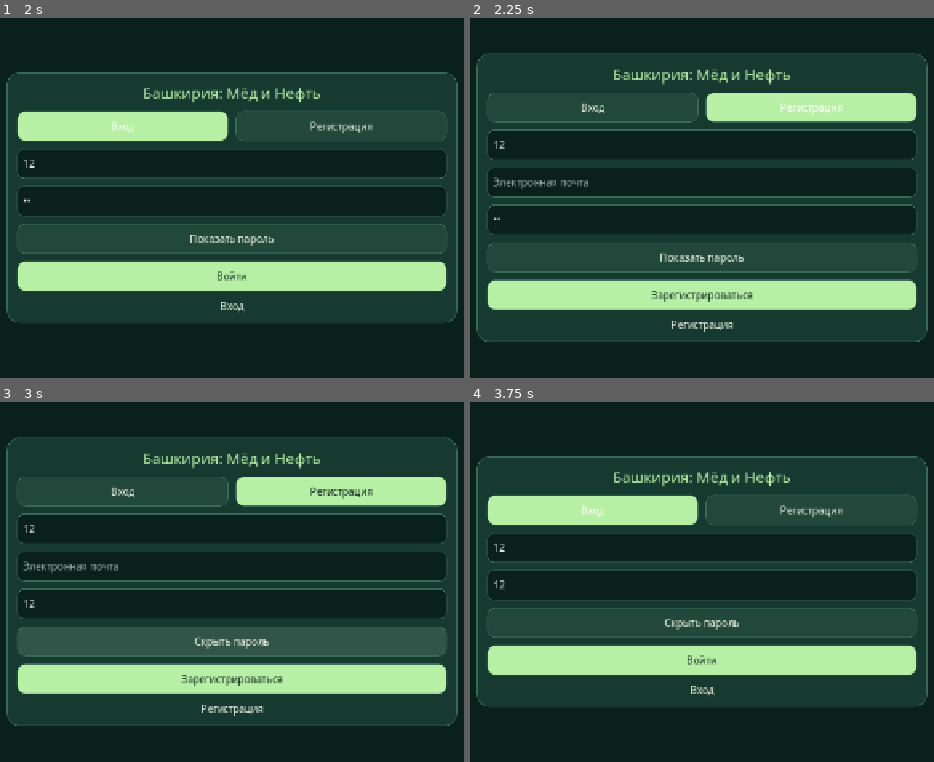
Above: before the commit, frames 1-4 (two rows, left to right).
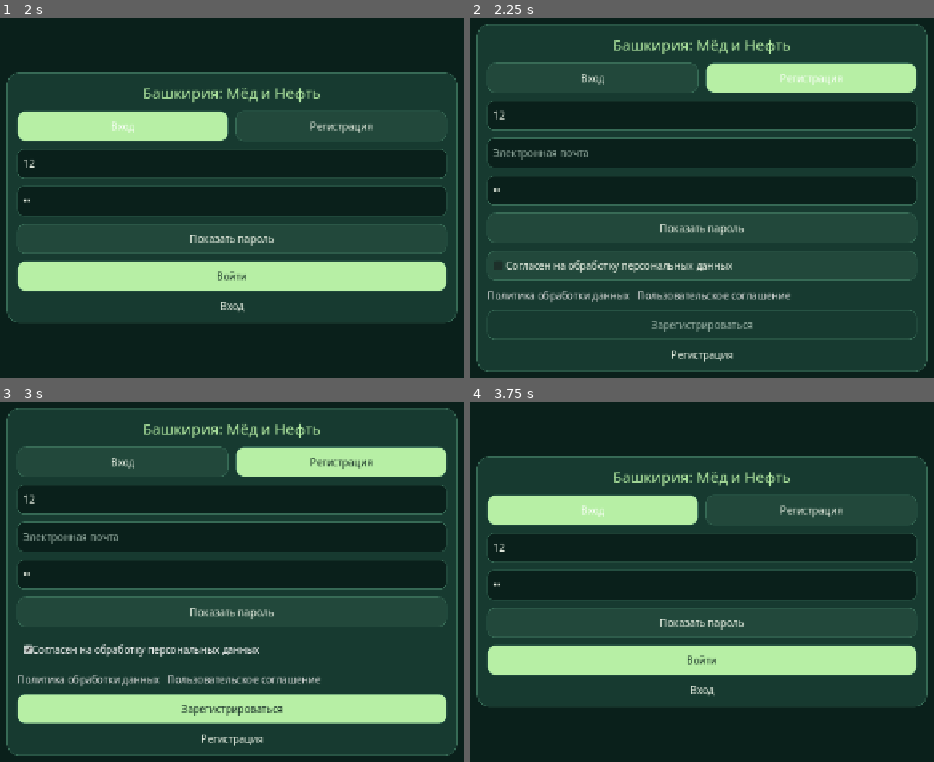
Above: after the commit, the same moments.

Repository: maillunex-lang/LunexEconom
Game: Godot game, scene res://main.tscn
The game is run twice, just before and just after one commit, with the same random seed, the same clock (stepped at 60 frames per second) and the same inputs.
Inputs (mouse positions are in pixels of both pictures, inside the frame that each line leads up to):
- Up to frame 1 (2 s): click (232, 162) at 0.52 s; type "12" at 0.6 s; click (232, 201) at 0.75 s; type "12" at 0.83 s; click "Вход" at 1.25 s
- Up to frame 2 (2.25 s): click "Регистрация" at 2 s
- Up to frame 3 (3 s): click (232, 650) at 2.75 s, where only the run after the commit has a clickable "Согласен на обработку персона…"
- Up to frame 4 (3.75 s): click "Вход" at 3.5 s

Frame 1 is identical in both runs. In frame 2, 54% of the frame differs, in the area x 1-99%, y 1-99%; in frame 3, 68%; in frame 4, 0.3%.

Commit message:
V2-CONSENT1: versioned consent and account deletion

Diff:
--- /dev/null
+++ b/client/config/consent_urls.gd
@@ -0,0 +1,9 @@
+extends RefCounted
+## Empty until the operator publishes reviewed, permanent HTTPS documents.
+static func url(kind: String) -> String:
+    if kind not in ["policy","terms"]:
+        return ""
+    var value := str(ProjectSettings.get_setting("lunex/consent_" + kind + "_url", ""))
+    if not value.begins_with("https://") or "@" in value or "\\" in value or "#" in value or "?" in value or ".." in value or " " in value:
+        return ""
+    return value
--- a/client/data/strings.json
+++ b/client/data/strings.json
@@ -1,8 +1,26 @@
 {
+  "account.delete.button": "Удалить аккаунт",
+  "account.delete.cancel": "Отмена",
+  "account.delete.confirm": "Подтвердить удаление",
+  "account.delete.description": "После подтверждения доступ закроется. В течение 7 суток можно отменить удаление повторным входом. Затем аккаунт будет обезличен, восстановление невозможно.",
+  "account.delete.error": "Не удалось запросить удаление. Проверьте пароль и подтверждение.",
+  "account.delete.password": "Пароль аккаунта",
+  "account.delete.phrase": "Введите УДАЛИТЬ АККАУНТ",
+  "account.delete.scheduled": "Удаление запланировано. Для отмены войдите в течение 7 суток.",
+  "account.delete.title": "Удаление аккаунта",
   "admin.audit": "Журнал",
   "admin.flags": "Флаги",
   "admin.online": "Онлайн",
   "admin.title": "Администрирование",
+  "auth.consent.checkbox": "Согласен на обработку персональных данных",
+  "auth.consent.policy": "Политика обработки данных",
+  "auth.consent.required": "Для регистрации требуется согласие на обработку персональных данных.",
+  "auth.consent.terms": "Пользовательское соглашение",
+  "auth.consent.update.accept": "Подтвердить согласие",
+  "auth.consent.update.decline": "Выйти",
+  "auth.consent.update.description": "Ознакомьтесь с документами и подтвердите согласие, чтобы продолжить.",
+  "auth.consent.update.error": "Не удалось сохранить согласие. Попробуйте ещё раз.",
+  "auth.consent.update.title": "Обновлено согласие на обработку данных",
   "auth.login.button": "Войти",
   "auth.login.email": "Электронная почта",
   "auth.login.error.invalid": "Неверный логин или пароль",
--- a/client/main.gd
+++ b/client/main.gd
@@ -59,6 +59,12 @@
 var token := ""
 var refresh_token := ""
 var _auth_busy := false
+var consent_required_version := ""
+var consent_dialog: ConfirmationDialog
+var consent_checkbox: CheckBox
+var delete_dialog: ConfirmationDialog
+var delete_password: LineEdit
+var delete_phrase: LineEdit
 
 func _ready() -> void:
     theme = Forest.create_theme(get_viewport_rect().size)
@@ -145,6 +151,7 @@
     login_email = login_screen.email
     login_password = login_screen.password
     status_label = login_screen.status
+    _install_consent_ui()
     headquarters = headquarters_screen.get_child(0)
     headquarters.hide()
     hq_status = headquarters_screen.status
@@ -162,6 +169,9 @@
     presence_timer.start()
 
 func _navigate(screen: String) -> void:
+    if not consent_required_version.is_empty() and screen != "login":
+        _show_consent_update()
+        return
     router.go(screen)
     if screen == "updates":
         update_screen.open()
@@ -353,6 +363,7 @@
         _clear_tokens()
         return false
     var data: Dictionary = response.data
+    consent_required_version = str(data.get("consent_required_version", ""))
     token = str(data.get("access_token",""))
     refresh_token = str(data.get("refresh_token",""))
     if token.is_empty() or refresh_token.is_empty():
@@ -367,9 +378,13 @@
         # Session restoration must not interrupt an explicit screen navigation
         # that happened while the refresh request was in flight.
         if router.current in ["", "login", "headquarters"]:
-            _show_headquarters()
-        _load_hq()
-        _identify_tutorial()
+            if consent_required_version.is_empty():
+                _show_headquarters()
+            else:
+                _show_consent_update()
+        if consent_required_version.is_empty():
+            _load_hq()
+            _identify_tutorial()
 
 func _auth_error_text(mode: String, response: Dictionary) -> String:
     var code := ""
@@ -392,6 +407,8 @@
             return Strings.get_text("auth.register.error.limit")
         "invalid_credentials":
             return Strings.get_text("auth.login.error.invalid")
+        "consent_required":
+            return Strings.get_text("auth.consent.required")
     if int(response.get("code", 0)) == 429:
         return Strings.get_text("auth.register.error.limit")
     if mode == "login" and int(response.get("code", 0)) in [400, 401, 403]:
@@ -412,6 +429,9 @@
     elif username.length() < 3 or username.length() > 24 or password.length() < 6 or not email.contains("@"):
         status_label.text = Strings.get_text("auth.register.error.weak")
         return
+    if mode == "register" and not login_screen.consent_checkbox.button_pressed:
+        status_label.text = Strings.get_text("auth.consent.required")
+        return
     _auth_busy = true
     status_label.text = Strings.get_text("loading")
     login_screen.action.disabled = true
@@ -419,9 +439,10 @@
     var data := {"username":username,"password":password}
     if mode == "register":
         data["email"] = email
+        data["consent_personal_data"] = login_screen.consent_checkbox.button_pressed
     var response: Dictionary = await _api("/auth/" + mode,HTTPClient.METHOD_POST,data)
     _auth_busy = false
-    login_screen.action.disabled = false
+    login_screen._update_registration_allowed(false)
     login_screen.action.text = Strings.get_text("auth.register.button" if mode == "register" else "auth.login.button")
     if response.code != 200 and response.code != 201:
         status_label.text = _auth_error_text(mode, response)
@@ -437,6 +458,10 @@
         return
     _save_refresh(refresh_token)
     account_id = str((response.data as Dictionary).get("account_id", ""))
+    consent_required_version = str((response.data as Dictionary).get("consent_required_version", ""))
+    if not consent_required_version.is_empty():
+        _show_consent_update()
+        return
     _show_headquarters()
     _load_hq()
 
@@ -572,9 +597,109 @@
     var old := refresh_token
     var old_access := token
     _clear_tokens()
+    consent_required_version = ""
     _show_login()
     status_label.text = Strings.get_text("auth.logout")
     if not old.is_empty():
         token = old_access
         await _api("/auth/logout",HTTPClient.METHOD_POST,{"refresh_token":old},true)
         token = ""
+
+func _install_consent_ui() -> void:
+    consent_dialog = ConfirmationDialog.new()
+    consent_dialog.title = Strings.get_text("auth.consent.update.title")
+    consent_dialog.ok_button_text = Strings.get_text("auth.consent.update.accept")
+    consent_dialog.get_ok_button().disabled = true
+    consent_dialog.canceled.connect(_decline_consent)
+    var consent_content := VBoxContainer.new()
+    consent_dialog.add_child(consent_content)
+    var explanation := Label.new()
+    explanation.text = Strings.get_text("auth.consent.update.description")
+    consent_content.add_child(explanation)
+    var links := HBoxContainer.new()
+    consent_content.add_child(links)
+    for entry in [["auth.consent.policy","policy"],["auth.consent.terms","terms"]]:
+        var link := LinkButton.new()
+        link.text = Strings.get_text(entry[0])
+        link.pressed.connect(login_screen._open_legal.bind(entry[1]))
+        links.add_child(link)
+    consent_checkbox = CheckBox.new()
+    consent_checkbox.text = Strings.get_text("auth.consent.checkbox")
+    consent_content.add_child(consent_checkbox)
+    consent_checkbox.toggled.connect(func(checked: bool): consent_dialog.get_ok_button().disabled = not checked)
+    consent_dialog.confirmed.connect(_accept_updated_consent)
+    add_child(consent_dialog)
+    var delete_button := Button.new()
+    delete_button.text = Strings.get_text("account.delete.button")
+    delete_button.name = "DeleteAccount"
+    delete_button.pressed.connect(_show_delete_dialog)
+    settings_screen.stack.add_child(delete_button)
+    delete_dialog = ConfirmationDialog.new()
+    delete_dialog.title = Strings.get_text("account.delete.title")
+    delete_dialog.ok_button_text = Strings.get_text("account.delete.confirm")
+    var deletion_content := VBoxContainer.new()
+    delete_dialog.add_child(deletion_content)
+    var description := Label.new()
+    description.text = Strings.get_text("account.delete.description")
+    description.autowrap_mode = TextServer.AUTOWRAP_WORD_SMART
+    deletion_content.add_child(description)
+    delete_password = LineEdit.new()
+    delete_password.secret = true
+    delete_password.placeholder_text = Strings.get_text("account.delete.password")
+    deletion_content.add_child(delete_password)
+    delete_phrase = LineEdit.new()
+    delete_phrase.placeholder_text = Strings.get_text("account.delete.phrase")
+    deletion_content.add_child(delete_phrase)
+    delete_dialog.confirmed.connect(_confirm_delete_account)
+    add_child(delete_dialog)
+
+func _show_consent_update() -> void:
+    if consent_dialog == null:
+        return
+    consent_checkbox.button_pressed = false
+    consent_dialog.get_ok_button().disabled = true
+    if router.current != "login":
+        router.reset("login")
+    consent_dialog.popup_centered(Vector2i(580,300))
+
+func _decline_consent() -> void:
+    _clear_tokens()
+    consent_required_version = ""
+    _show_login()
+
+func _accept_updated_consent() -> void:
+    if not consent_checkbox.button_pressed:
+        _show_consent_update()
+        return
+    var result: Dictionary = await _api("/auth/consent",HTTPClient.METHOD_POST,{"consent_personal_data":true},true)
+    if result.code != 200:
+        status_label.text = Strings.get_text("auth.consent.update.error")
+        _show_consent_update()
+        return
+    consent_required_version = ""
+    _show_headquarters()
+    _load_hq()
+    _identify_tutorial()
+
+func _show_delete_dialog() -> void:
+    delete_password.text = ""
+    delete_phrase.text = ""
+    delete_dialog.popup_centered(Vector2i(600,310))
+
+func _confirm_delete_account() -> void:
+    if delete_password.text.is_empty() or delete_phrase.text != "УДАЛИТЬ АККАУНТ":
+        _show_delete_dialog()
+        return
+    var response: Dictionary = await _api("/account/delete",HTTPClient.METHOD_POST,{"password":delete_password.text,"confirmation_phrase":delete_phrase.text},true)
+    delete_password.text = ""
+    delete_phrase.text = ""
+    if response.code != 200:
+        var error_dialog := AcceptDialog.new()
+        error_dialog.dialog_text = Strings.get_text("account.delete.error")
+        add_child(error_dialog)
+        error_dialog.popup_centered()
+        error_dialog.confirmed.connect(error_dialog.queue_free)
+        return
+    _clear_tokens()
+    _show_login()
+    status_label.text = Strings.get_text("account.delete.scheduled")
--- a/client/screens/login.gd
+++ b/client/screens/login.gd
@@ -21,6 +21,8 @@
 var content_row: HBoxContainer
 var form_column: VBoxContainer
 var visibility_button: Button
+var consent_checkbox: CheckBox
+var consent_links: HBoxContainer
 
 func _ready() -> void:
     set_anchors_and_offsets_preset(Control.PRESET_FULL_RECT)
@@ -87,6 +89,18 @@
         password.secret = not password.secret
         visibility_button.text = Strings.get_text("ui.auth.password.show" if password.secret else "ui.auth.password.hide")
     )
+    consent_checkbox = CheckBox.new()
+    consent_checkbox.text = Strings.get_text("auth.consent.checkbox")
+    consent_checkbox.button_pressed = false
+    consent_checkbox.toggled.connect(_update_registration_allowed)
+    form.add_child(consent_checkbox)
+    consent_links = HBoxContainer.new()
+    form.add_child(consent_links)
+    for entry in [["auth.consent.policy","policy"],["auth.consent.terms","terms"]]:
+        var link := LinkButton.new()
+        link.text = Strings.get_text(entry[0])
+        link.pressed.connect(_open_legal.bind(entry[1]))
+        consent_links.add_child(link)
     action = _button("auth.login.button")
     form.add_child(action)
     action.pressed.connect(func(): authenticate.emit(mode))
@@ -104,6 +118,9 @@
     mode = new_mode if new_mode in ["login","register"] else "login"
     var registering := mode == "register"
     email.visible = registering
+    consent_checkbox.visible = registering
+    consent_links.visible = registering
+    _update_registration_allowed(false)
     username.placeholder_text = Strings.get_text("auth.register.name" if registering else "auth.login.name")
     action.text = Strings.get_text("auth.register.button" if registering else "auth.login.button")
     tab_login.button_pressed = not registering
@@ -164,3 +181,12 @@
 
 func _ensure_field_visible(_field_node: Control) -> void:
     call_deferred("_scroll_focused")
+
+func _update_registration_allowed(_checked: bool) -> void:
+    if action != null:
+        action.disabled = mode == "register" and not consent_checkbox.button_pressed
+
+func _open_legal(kind: String) -> void:
+    var url := preload("res://config/consent_urls.gd").url(kind)
+    if not url.is_empty():
+        OS.shell_open(url)
--- /dev/null
+++ b/client/tests/consent_smoke.gd
@@ -0,0 +1,28 @@
+extends SceneTree
+const Login = preload("res://screens/login.tscn")
+const URLs = preload("res://config/consent_urls.gd")
+const Strings = preload("res://i18n/strings.gd")
+func _initialize() -> void:
+    call_deferred("_run")
+func _run() -> void:
+    var view = Login.instantiate()
+    root.add_child(view)
+    await process_frame
+    view.set_mode("register")
+    assert(view.consent_checkbox.visible)
+    assert(not view.consent_checkbox.button_pressed)
+    assert(view.action.disabled)
+    assert(view.consent_links.visible)
+    view.consent_checkbox.button_pressed = true
+    assert(not view.action.disabled)
+    view.set_mode("login")
+    assert(not view.consent_checkbox.visible)
+    assert(not view.action.disabled)
+    assert(not view.consent_links.visible)
+    assert(URLs.url("policy").is_empty())
+    assert(URLs.url("terms").is_empty())
+    assert(Strings.has_key("auth.consent.required"))
+    assert(Strings.has_key("account.delete.scheduled"))
+    view.queue_free()
+    print("consent smoke OK")
+    quit(0)
Not shown, changed: docs/content/ui_strings.ru.md
Not shown, changed: docs/platform.md
Not shown, added: docs/qa/consent1.md
Not shown, added: server/migrations/202611161800_platform_consent.sql
